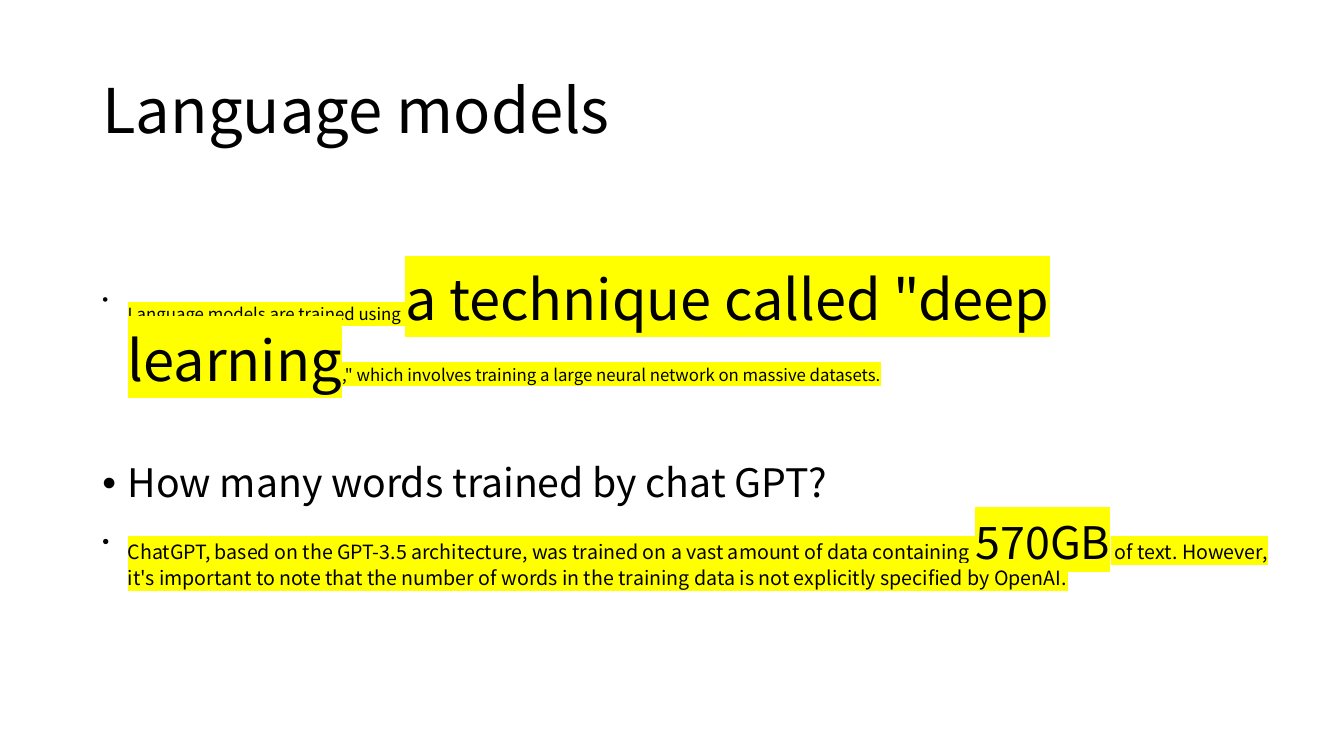
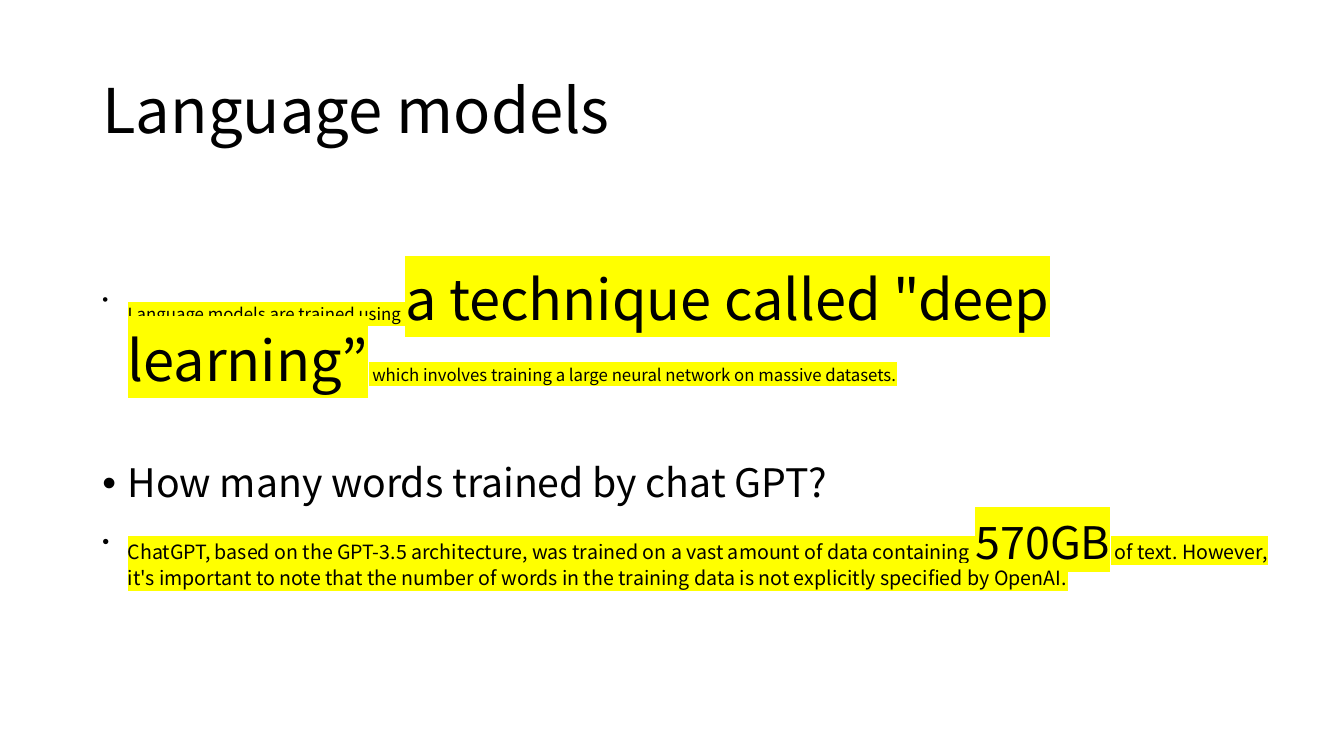
Before and after one commit to MigoJJ/AI_2023.07, a slide deck: slide 15 of AI_05_LLM large language mosels.pptx (slide 4 before the commit). Drawn at 1344x756 pixels with LibreOffice and Linux fonts; fonts in the diff are those of the drawing. Boxes give left, top, right and bottom in pixels: in the first picture for what was removed or moved away, otherwise in the second. Text is boxed around its words. In the diff, an @@ line names an element or a change of style, - is before the commit and + after.

```diff
--- a/AI_05_LLM large language mosels.pptx
+++ b/AI_05_LLM large language mosels.pptx
@@ text at bbox=[128, 275, 1050, 386]: text changed @@
-• Language models are trained using a technique called "deep learning," which involves training a large neural network on massive datasets.
+• Language models are trained using a technique called "deep learning” which involves training a large neural network on massive datasets.
```
Also in this commit, not shown: 1 other slide changed, 11 slides added, 7 other files.
